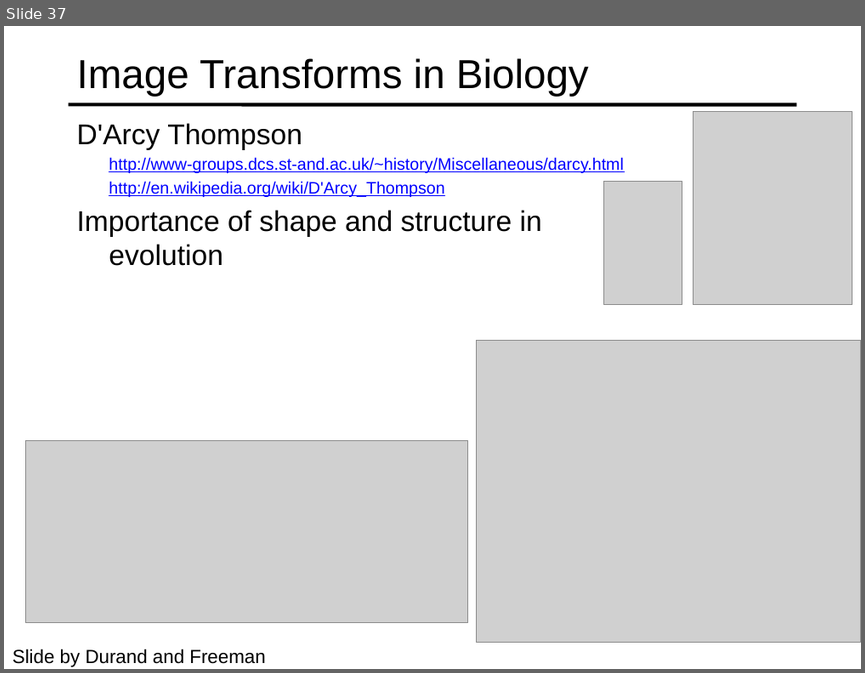
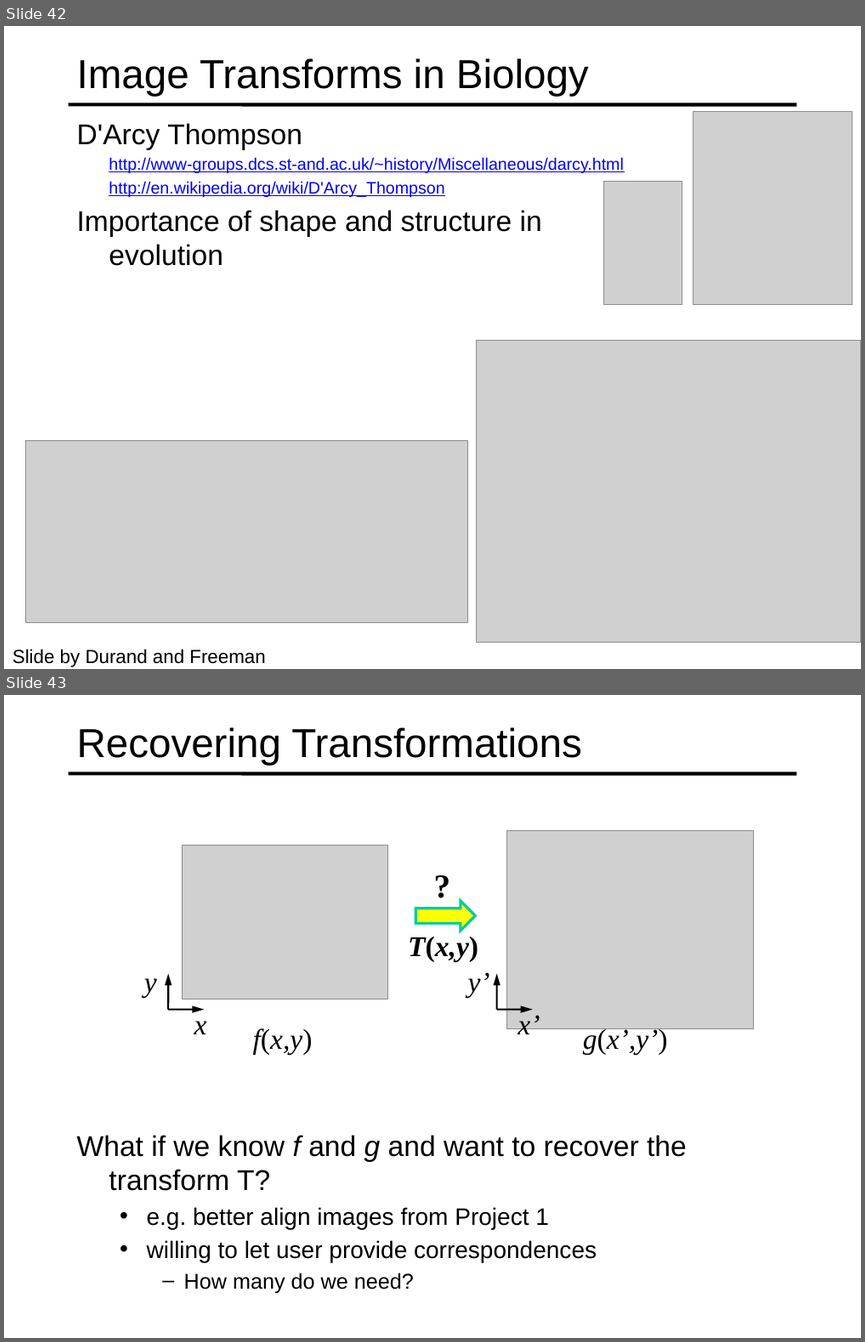
Before and after one commit to cal-cs180/cal-cs180.github.io, a slide deck: fa26/Lectures/ImageTransformations2026.pptx. Shown one above the other, each under a label of ours: slide 37 before the commit, slides 42 and 43 after it. The pictures are 865x673 and 865x1342 pixels, drawn with LibreOffice and Linux fonts; fonts in the diff are those of the drawing; grey boxes stand for pictures. Boxes give left, top, right and bottom in pixels: in the first picture for what was removed or moved away, otherwise in the second. Text is boxed around its words. In the diff, an @@ line names an element or a change of style, - is before the commit and + after.

Commit message:
fa26: replace Oct 6 Image Transformations with Ren's updated deck
Updated slides from Ren Ng (Re: Slides for today) — adds announcements
and expands to 49 pages; keep schedule title and ambassadors thumbnail.

```diff
--- a/fa26/Lectures/ImageTransformations2026.pptx
+++ b/fa26/Lectures/ImageTransformations2026.pptx
@@ slide 43 added at (x1=4, y1=695, x2=861, y2=1338), background #FFFFFF; not listed: 1 template element that a slide beside it also shows @@
@@ title added at (x1=77, y1=727, x2=582, y2=766), 34 pt, text #000000 @@
+Recovering Transformations
@@ picture added at (x1=182, y1=845, x2=388, y2=999) @@
@@ picture added at (x1=507, y1=830, x2=754, y2=1028) @@
@@ text added at (x1=426, y1=861, x2=460, y2=909), 28 pt, text #000000, bold @@
+?
@@ right arrow added at (x1=415, y1=901, x2=475, y2=930), fill #FFFF00, outline #00CC99 2.25 pt @@
@@ text added at (x1=408, y1=933, x2=478, y2=961), 24 pt, text #000000, bold, italic @@
+T(x,y)
@@ arrow added from (169, 1009) to (169, 974), #000000 1.5 pt @@
@@ text added at (x1=468, y1=972, x2=490, y2=997), 24 pt, text #000000, italic @@
+y’
@@ arrow added from (497, 1009) to (497, 974), #000000 1.5 pt @@
@@ text added at (x1=144, y1=978, x2=157, y2=997), 24 pt, text #000000, italic @@
+y
@@ arrow added from (169, 1009) to (204, 1009), #000000 1.5 pt @@
@@ text added at (x1=194, y1=1021, x2=207, y2=1034), 24 pt, text #000000, italic @@
+x
@@ arrow added from (497, 1009) to (533, 1009), #000000 1.5 pt @@
@@ text added at (x1=517, y1=1012, x2=540, y2=1040), 24 pt, text #000000, italic @@
+x’
@@ text added at (x1=253, y1=1028, x2=313, y2=1055), 24 pt, text #000000, italic @@
+f(x,y)
@@ text added at (x1=583, y1=1027, x2=668, y2=1055), 24 pt, text #000000, italic @@
+g(x’,y’)
@@ text added at (x1=77, y1=1134, x2=687, y2=1293), 20 pt, text #000000 @@
+What if we know f and g and want to recover the transform T?
+  • e.g. better align images from Project 1
+  • willing to let user provide correspondences
+    – How many do we need?
@@ what was slide 37 is now slide 42 @@
```
Also in this commit, not shown: 1 slide changed, 11 other slides added, 1 other file.
